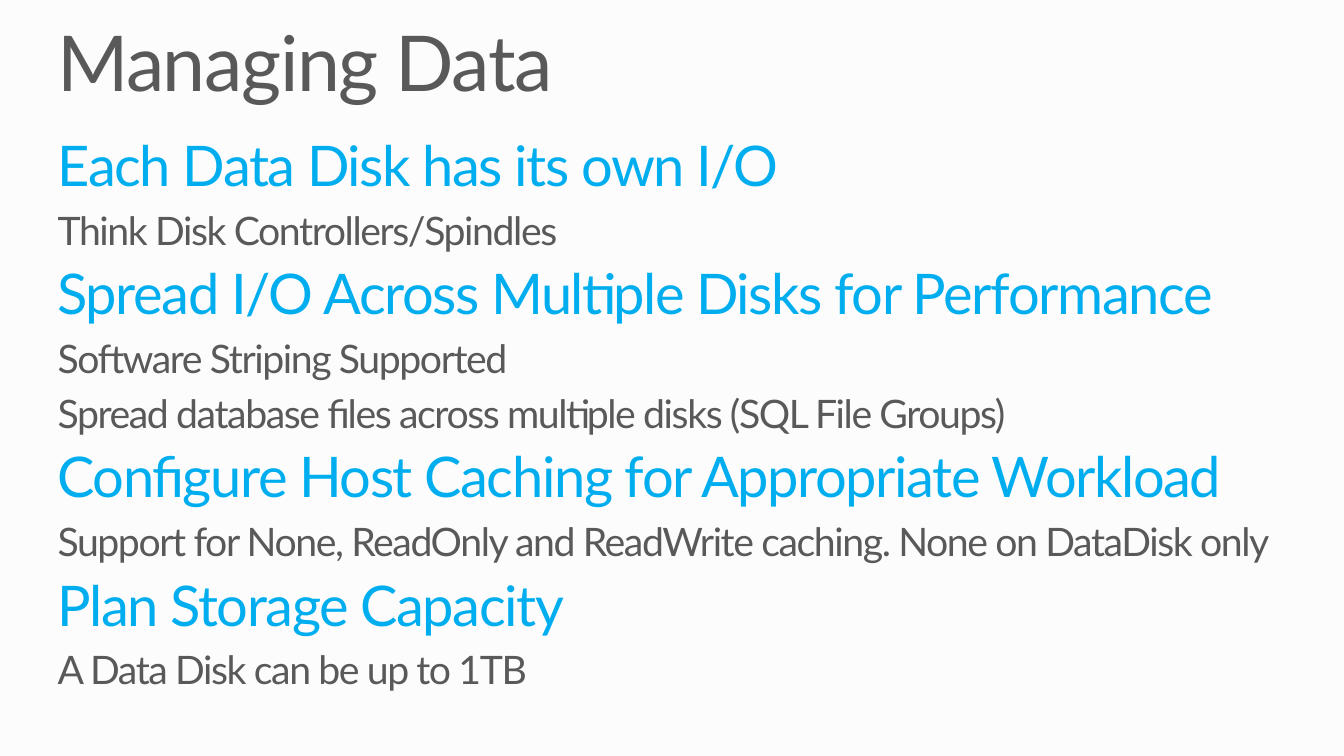
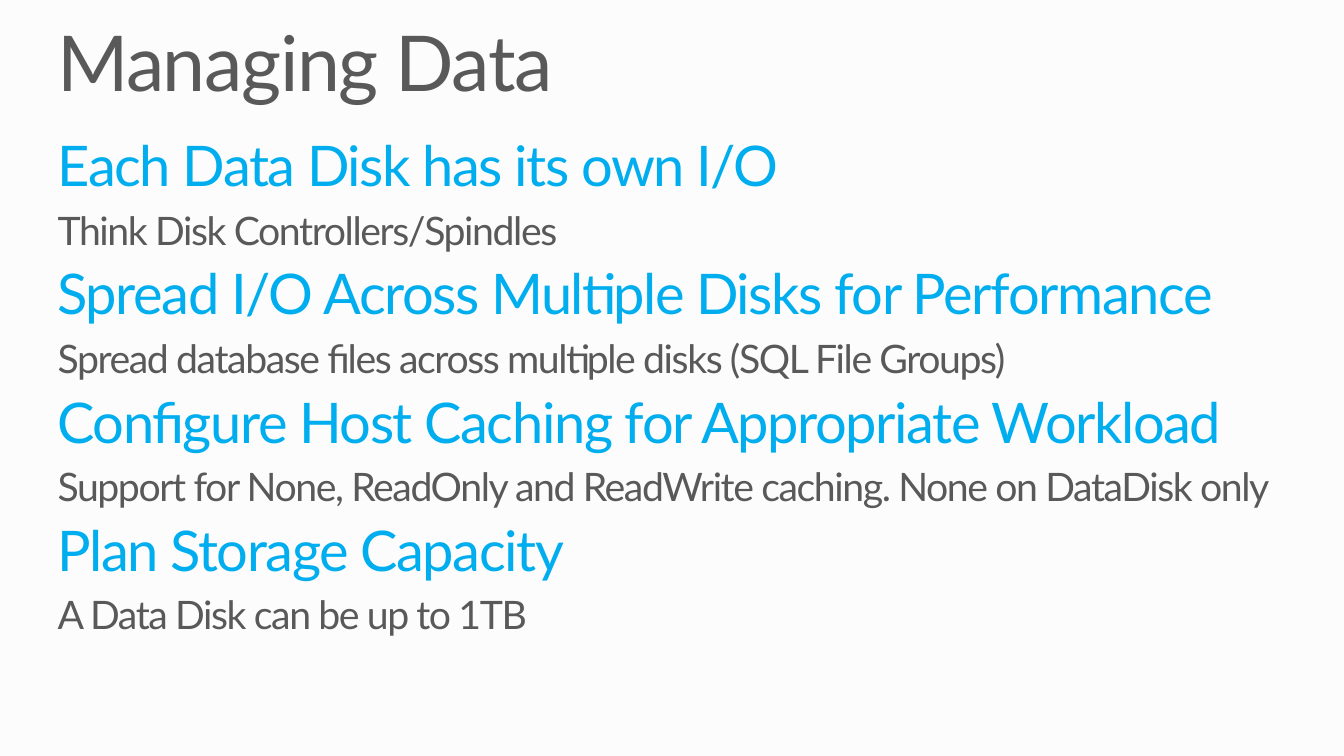
Before and after one commit to mwasham/WATK-Presentations, a slide deck: slide 31 of MigratingAppsAndWorkloads/MigratingAppsAndWorkloads.pptx. Drawn at 1344x756 pixels with LibreOffice and Linux fonts; fonts in the diff are those of the drawing; background and template pictures are left out. Boxes give left, top, right and bottom in pixels: in the first picture for what was removed or moved away, otherwise in the second. Text is boxed around its words. In the diff, an @@ line names an element or a change of style, - is before the commit and + after.

```diff
--- a/MigratingAppsAndWorkloads/MigratingAppsAndWorkloads.pptx
+++ b/MigratingAppsAndWorkloads/MigratingAppsAndWorkloads.pptx
@@ text at [58,344,507,380]: paragraph removed @@
-Software Striping Supported
```
Also in this commit, not shown: 1 other slide changed, 4 other files.
